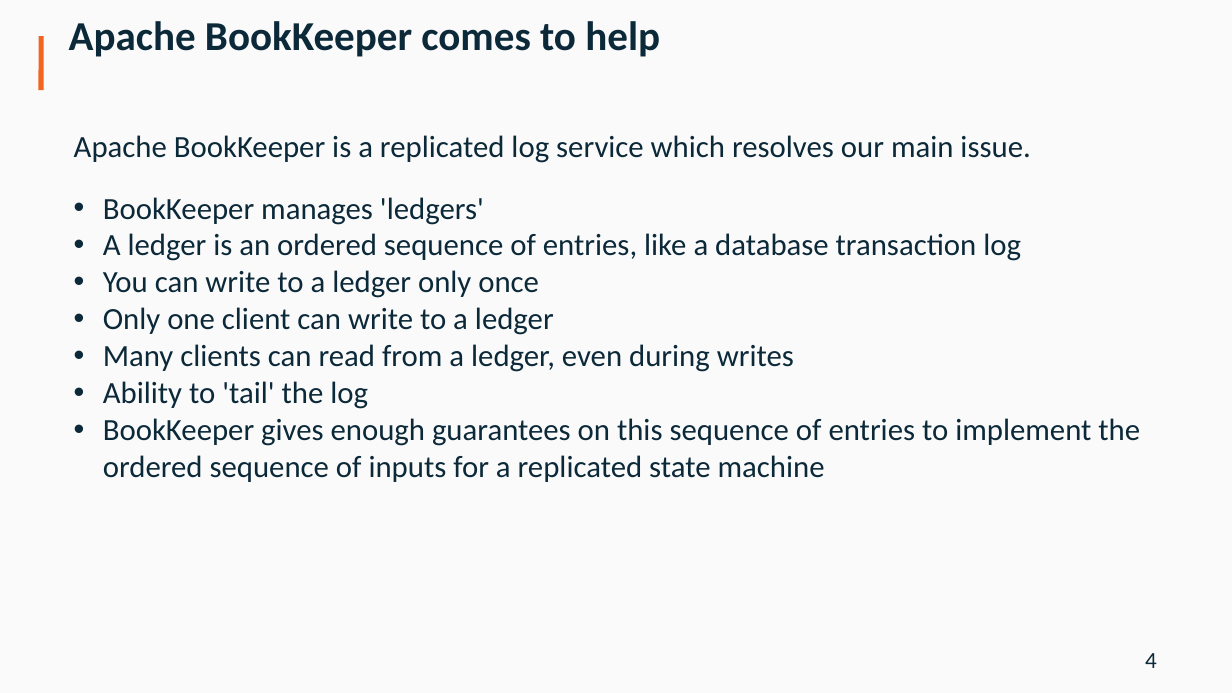
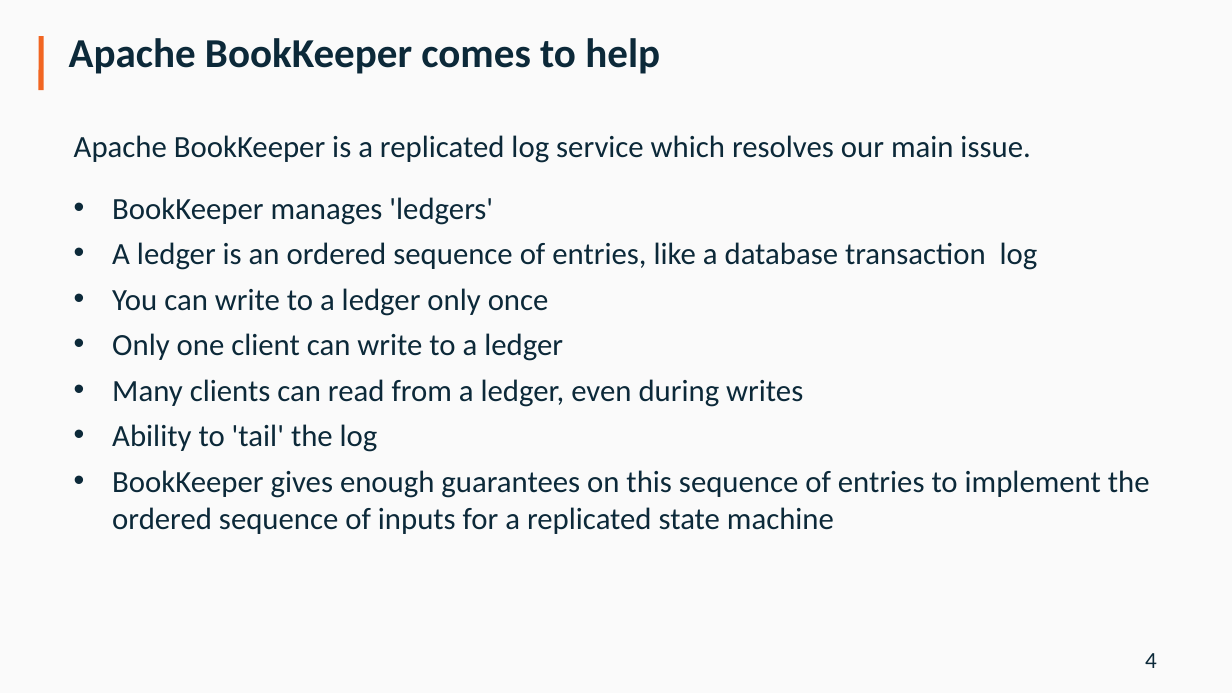
Before and after one commit to diennea/majordodo, a slide deck: slide 4 of docs/Diennea_Olivelli_ApacheCon16.pptx. Drawn at 1232x693 pixels with LibreOffice and Linux fonts; fonts in the diff are those of the drawing; background and template pictures are left out. Boxes give left, top, right and bottom in pixels: in the first picture for what was removed or moved away, otherwise in the second. Text is boxed around its words. In the diff, an @@ line names an element or a change of style, - is before the commit and + after.

Commit message:
apachecon ppt

```diff
--- a/docs/Diennea_Olivelli_ApacheCon16.pptx
+++ b/docs/Diennea_Olivelli_ApacheCon16.pptx
@@ title "Apache BookKeeper comes to help" at [69, 38, 660, 74]: line spacing 5.5pt to 15.6pt @@
@@ text "BookKeeper manages 'ledgers'" at [112, 197, 1150, 534]: indent changed; more space between paragraphs @@
```
Also in this commit, not shown: 18 other slides changed, 1 other file.
